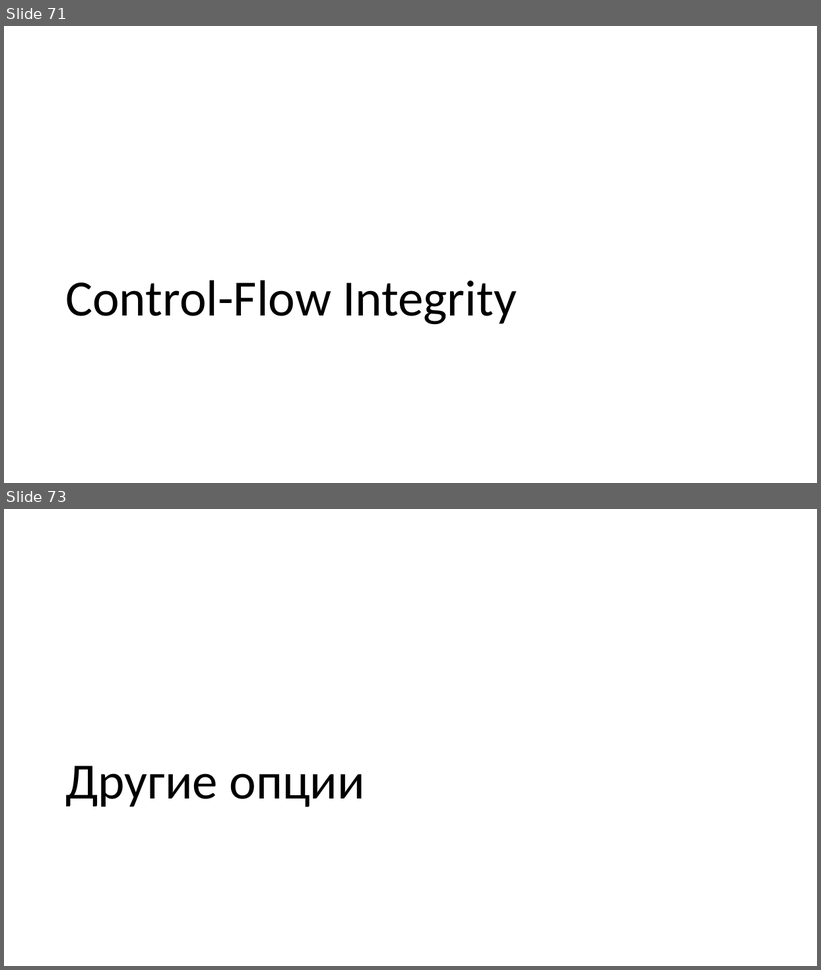
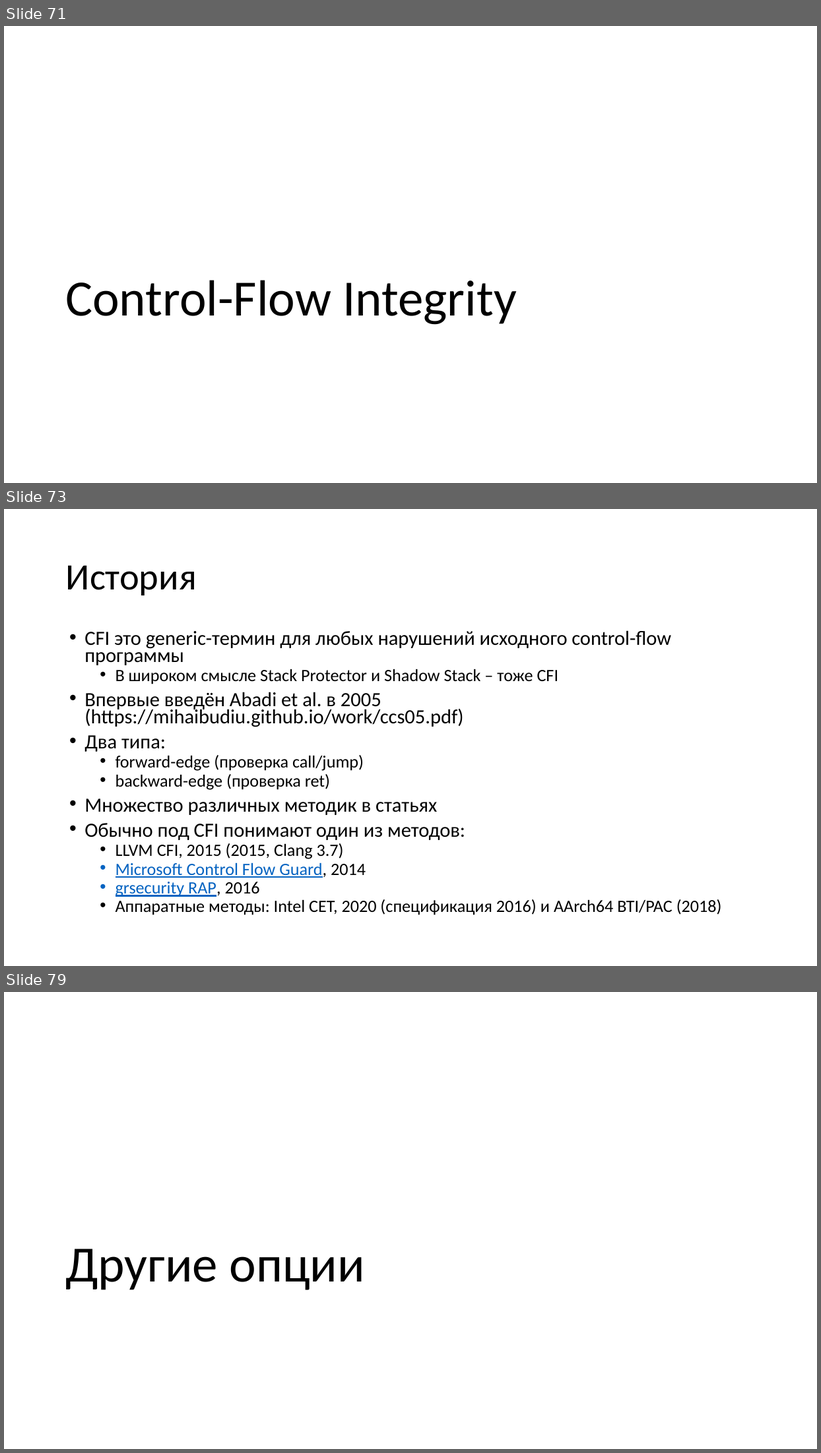
Before and after one commit to yugr/slides, a slide deck: CppZeroCost/2025/RU.pptx. Shown one above the other, each under a label of ours: slides 71 and 73 before the commit, slides 71, 73 and 79 after it; the slides between them are not shown. The pictures are 821x970 and 821x1453 pixels, drawn with LibreOffice and Linux fonts; fonts in the diff are those of the drawing. Boxes give left, top, right and bottom in pixels: in the first picture for what was removed or moved away, otherwise in the second. Text is boxed around its words. In the diff, an @@ line names an element or a change of style, - is before the commit and + after.

```diff
--- a/CppZeroCost/2025/RU.pptx
+++ b/CppZeroCost/2025/RU.pptx
@@ slide 73 added at bbox=[4, 509, 817, 966], background #FFFFFF @@
@@ title added at bbox=[66, 565, 197, 595], 44 pt, text #000000 @@
+История
@@ text added at bbox=[85, 630, 722, 916], 20.4 pt, text #000000 @@
+• CFI это generic-термин для любых нарушений исходного control-flow программы
+  • В широком смысле Stack Protector и Shadow Stack – тоже CFI
+• Впервые введён Abadi et al. в 2005 (https://mihaibudiu.github.io/work/ccs05.pdf)
+• Два типа:
+  • forward-edge (проверка call/jump)
+  • backward-edge (проверка ret)
+• Множество различных методик в статьях
+• Обычно под CFI понимают один из методов:
+  • LLVM CFI, 2015 (2015, Clang 3.7)
+  • Microsoft Control Flow Guard, 2014
+  • grsecurity RAP, 2016
+  • Аппаратные методы: Intel CET, 2020 (спецификация 2016) и AArch64 BTI/PAC (2018)
@@ what was slide 73 is now slide 79 @@
```
Also in this commit, not shown: 6 other slides added, 1 slide removed, 1 other file.
